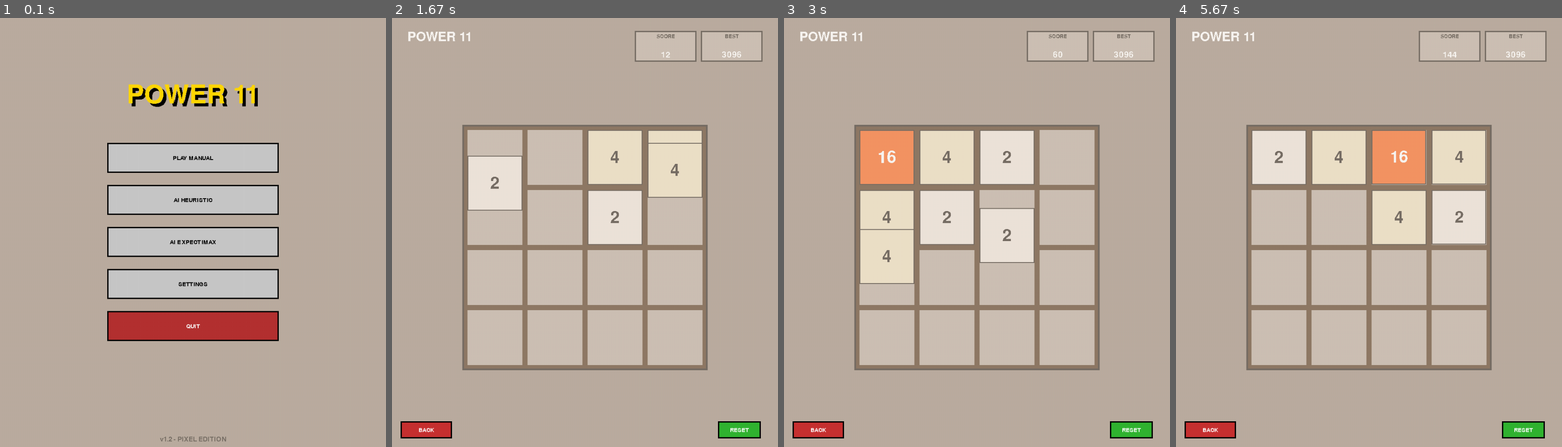
Above: before the commit, frames 1-4 (left to right).
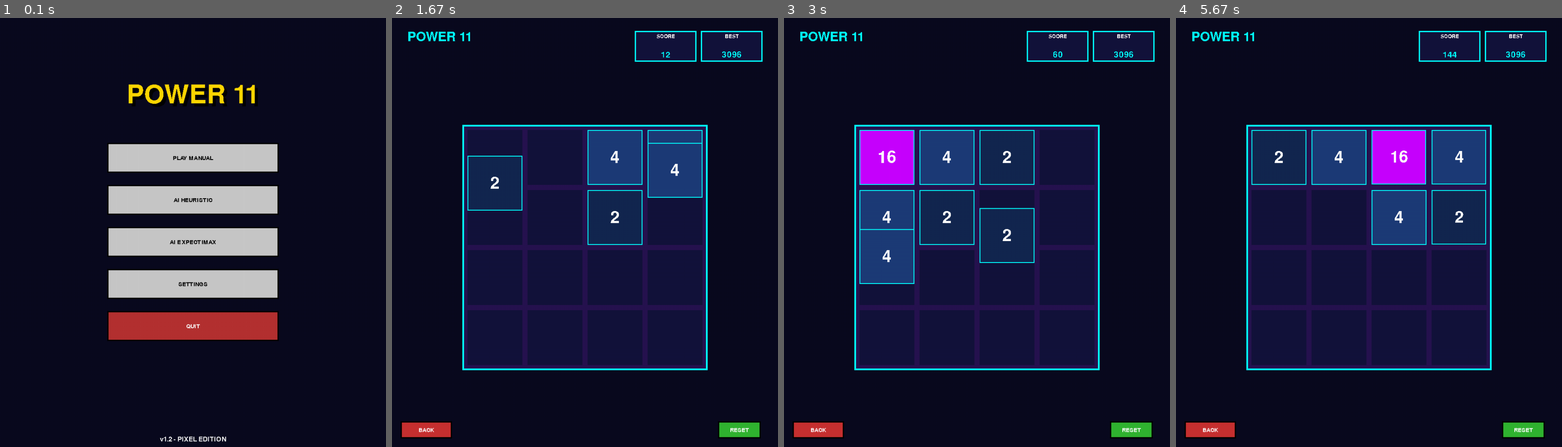
Above: after the commit, the same moments.

Repository: Hugodlg91/Game-1
Game: pygame game, started from main.py
Same seed, same stepped clock (60 frames per second), same inputs: the game is played once before the commit and once after it.
Inputs:
- Up to frame 1 (0.1 s): no input
- Up to frame 2 (1.67 s): click "PLAY MANUAL" at 0.38 s; hold Right 0.67-1.13 s; hold Up 1.17-1.47 s; tap Z at 1.23, 1.57 s; hold Right from 1.5 s (still down)
- Up to frame 3 (3 s): tap Z at 1.87, 2.07, 2.37, 2.63, 2.97 s; release Right at 1.97 s; hold Left 2-2.53 s; hold Down 2.57-2.87 s; hold Left from 2.9 s (still down)
- Up to frame 4 (5.67 s): tap Z at 3.27, 3.4, 3.8, 4.1, 4.47, 4.87, 5.17, 5.37 s; release Left at 3.3 s; hold Up 3.33-3.7 s; hold Right 3.73-4.37 s; hold Down 4.4-4.77 s; hold Left 4.8-5.27 s; hold Right from 5.3 s (still down)

The runs differ from the first frame. In frame 1, 84% of the frame differs, in the area x 0-100%, y 0-100%; in frame 2, 99%; in frame 3, 99%; in frame 4, 99%.

Commit message:
Update volume mixer

Diff:
--- a/scripts/create_music.py
+++ b/scripts/create_music.py
@@ -1,81 +1,241 @@
-"""Generate 8-bit style background music for the game."""
+"""Generate 'Pleasant & Chill' 8-bit background music.
+
+Designed to be non-annoying, harmonic, and soft.
+- Voice 1: Bass (Triangle Wave) - Smooth low end.
+- Voice 2: Melody (Pulse 25%) - Gentler than square wave.
+- Voice 3: Harmony (Pulse 50%) - Quiet backing arpeggios.
+- Scale: C Major (Happy/Safe).
+- BPM: 100 (Andante).
+"""
 import wave
 import math
+import struct
 import random
 
-# Constants
+# Audio configuration
 SAMPLE_RATE = 44100
-DURATION = 30  # 30 seconds loop
 BPM = 100
-BEAT_DURATION = 60.0 / BPM
-AMPLITUDE = 0.15  # Keep it moderate (not aggressive)
-
-def square_wave(frequency, duration, sample_rate=SAMPLE_RATE):
-    """Generate a square wave at given frequency."""
-    num_samples = int(duration * sample_rate)
+BEAT_DURATION = 60.0 / BPM  # 0.6s
+MEASURE_DURATION = BEAT_DURATION * 4  # 2.4s
+
+# Volume settings (Soft mix)
+BASS_VOLUME = 0.35
+MELODY_VOLUME = 0.25
+HARMONY_VOLUME = 0.15
+MASTER_VOLUME = 0.25  # Reduced significantly for background use
+
+# Scale: C Major (C D E F G A B)
+# Frequencies calculated from A4=440Hz
+SCALE = {
+    'C2': 65.41, 'D2': 73.42, 'E2': 82.41, 'F2': 87.31, 'G2': 98.00, 'A2': 110.00, 'B2': 123.47,
+    'C3': 130.81, 'D3': 146.83, 'E3': 164.81, 'F3': 174.61, 'G3': 196.00, 'A3': 220.00, 'B3': 246.94,
+    'C4': 261.63, 'D4': 293.66, 'E4': 329.63, 'F4': 349.23, 'G4': 392.00, 'A4': 440.00, 'B4': 493.88,
+    'C5': 523.25, 'D5': 587.33, 'E5': 659.25, 'F5': 698.46, 'G5': 783.99, 'A5': 880.00,
+    'C6': 1046.50
+}
+
+def triangle_wave(freq, duration):
+    """Generate smooth triangle wave (Bass)."""
     samples = []
+    num_samples = int(duration * SAMPLE_RATE)
     for i in range(num_samples):
-        t = i / sample_rate
-        value = 1 if math.sin(2 * math.pi * frequency * t) > 0 else -1
-        samples.append(int(value * AMPLITUDE * 32767))
+        t = i / SAMPLE_RATE
+        phase = (freq * t) % 1.0
+        if phase < 0.5:
+            val = 4.0 * phase - 1.0
+        else:
+            val = -4.0 * phase + 3.0
+        samples.append(val)
     return samples
 
-def generate_melody():
-    """Generate a simple 8-bit melody."""
-    # Simple pentatonic scale (C major pentatonic)
-    # C4=261.63, D4=293.66, E4=329.63, G4=392.00, A4=440.00
-    notes = {
-        'C4': 261.63,
-        'D4': 293.66,
-        'E4': 329.63,
-        'G4': 392.00,
-        'A4': 440.00,
-        'C5': 523.25,
-    }
-
-    # Simple repeating pattern (8 bars, 4 beats each)
-    # Pattern: C4 E4 G4 A4 | G4 E4 D4 C4 | E4 G4 A4 C5 | A4 G4 E4 D4 | repeat
-    pattern = [
-        ('C4', 0.5), ('E4', 0.5), ('G4', 0.5), ('A4', 0.5),
-        ('G4', 0.5), ('E4', 0.5), ('D4', 0.5), ('C4', 0.5),
-        ('E4', 0.5), ('G4', 0.5), ('A4', 0.5), ('C5', 0.5),
-        ('A4', 0.5), ('G4', 0.5), ('E4', 0.5), ('D4', 1.0),
+def pulse_wave(freq, duration, duty=0.25):
+    """Generate pulse wave (Melody). 25% duty is classic 'NES Lead'."""
+    samples = []
+    num_samples = int(duration * SAMPLE_RATE)
+    for i in range(num_samples):
+        t = i / SAMPLE_RATE
+        phase = (freq * t) % 1.0
+        val = 1.0 if phase < duty else -1.0
+        samples.append(val)
+    return samples
+
+def apply_envelope(samples, attack=0.02, decay=0.1, sustain=0.7, release=0.1):
+    """Apply soft ADSR envelope."""
+    n = len(samples)
+    env = [0.0] * n
+
+    a_len = int(attack * SAMPLE_RATE)
+    d_len = int(decay * SAMPLE_RATE)
+    r_len = int(release * SAMPLE_RATE)
+    s_len = n - a_len - d_len - r_len
+
+    # Attack
+    for i in range(a_len):
+        if i < n: env[i] = i / a_len
+
+    # Decay
+    for i in range(d_len):
+        idx = a_len + i
+        if idx < n: env[idx] = 1.0 - (1.0 - sustain) * (i / d_len)
+
+    # Sustain
+    for i in range(s_len):
+        idx = a_len + d_len + i
+        if idx < n: env[idx] = sustain
+
+    # Release
+    for i in range(r_len):
+        idx = a_len + d_len + s_len + i
+        if idx < n: env[idx] = sustain * (1.0 - i / r_len)
+
+    return [s * e for s, e in zip(samples, env)]
+
+def get_chord_tones(chord_name):
+    """Simple chord tone lookup for C Major scale."""
+    # C Major: C E G
+    if chord_name == 'C': return ['C3', 'E3', 'G3', 'C4']
+    # G Major: G B D
+    if chord_name == 'G': return ['G2', 'B2', 'D3', 'G3']
+    # A Minor: A C E
+    if chord_name == 'Am': return ['A2', 'C3', 'E3', 'A3']
+    # F Major: F A C
+    if chord_name == 'F': return ['F2', 'A2', 'C3', 'F3']
+    return ['C3', 'E3', 'G3']
+
+def create_arpeggio(chord, duration):
+    """Gentle background arpeggio."""
+    notes = get_chord_tones(chord)
+    samples = []
+    # Slow arpeggio: 8th notes
+    note_dur = duration / 4
+    for i in range(4):
+        note = notes[i % len(notes)]
+        freq = SCALE[note]
+        # Use 50% square for harmony (flute-ish if filtered, but we stick to raw here)
+        s = pulse_wave(freq, note_dur, duty=0.5)
+        s = apply_envelope(s, attack=0.05, decay=0.2, sustain=0.5, release=0.05)
+        samples.extend(s)
+    return samples
+
+# --- Composition Sections ---
+
+def section_intro():
+    """Simple C Major Intro."""
+    bass = []
+    melody = []
+    harmony = []
+
+    # 2 Measures of C
+    for _ in range(2):
+        # Bass: Root note pulse
+        b = triangle_wave(SCALE['C3'], MEASURE_DURATION)
+        b = apply_envelope(b, sustain=0.8, release=0.2)
+        bass.extend(b)
+
+        # Melody: Silence intro
+        melody.extend([0.0] * int(MEASURE_DURATION * SAMPLE_RATE))
+
+        # Harmony: C Arpeggio
+        harmony.extend(create_arpeggio('C', MEASURE_DURATION))
+
+    return bass, melody, harmony
+
+def section_theme_a():
+    """Main Theme - Catchy but simple."""
+    bass = []
+    melody = []
+    harmony = []
+
+    progression = ['C', 'G', 'Am', 'F']
+
+    # Melody Pattern (simple quarter notes mostly)
+    # C: E G E C
+    # G: D G D B
+    # Am: C E C A
+    # F: A C A F
+    melodies = [
+        [('E4', 1), ('G4', 1), ('E4', 1), ('C4', 1)], # Over C
+        [('D4', 1), ('G4', 1), ('D4', 1), ('B3', 1)], # Over G
+        [('C4', 1), ('E4', 1), ('C4', 1), ('A3', 1)], # Over Am
+        [('A3', 1), ('C4', 1), ('F4', 2)],            # Over F (Long note end)
     ]
 
-    all_samples = []
-
-    # Repeat pattern to fill duration
-    loops_needed = int(DURATION / (len(pattern) * 0.5)) + 1
-
-    for _ in range(loops_needed):
-        for note, duration in pattern:
-            freq = notes[note]
-            samples = square_wave(freq, duration * BEAT_DURATION)
-            all_samples.extend(samples)
-
-    # Trim to exact duration
-    total_samples_needed = int(DURATION * SAMPLE_RATE)
-    return all_samples[:total_samples_needed]
-
-def save_wav(filename, samples):
-    """Save samples to WAV file."""
-    with wave.open(filename, 'w') as wav_file:
-        wav_file.setnchannels(1)  # Mono
-        wav_file.setsampwidth(2)  # 16-bit
-        wav_file.setframerate(SAMPLE_RATE)
-
-        # Convert to bytes
-        for sample in samples:
-            wav_file.writeframes(sample.to_bytes(2, byteorder='little', signed=True))
+    for i, chord in enumerate(progression):
+        # Bass roots
+        root = chord[0] + ('2' if chord[0] in ['A','G','F'] else '3')
+        b = triangle_wave(SCALE[root], MEASURE_DURATION)
+        b = apply_envelope(b)
+        bass.extend(b)
+
+        # Harmony Arp
+        harmony.extend(create_arpeggio(chord, MEASURE_DURATION))
+
+        # Melody
+        m_meas = []
+        for note, beats in melodies[i]:
+            dur = beats * BEAT_DURATION
+            s = pulse_wave(SCALE[note], dur, duty=0.25)
+            s = apply_envelope(s, attack=0.02, decay=0.1, sustain=0.6, release=0.1)
+            m_meas.extend(s)
+        melody.extend(m_meas)
+
+    return bass, melody, harmony
+
+def create_song():
+    full_bass = []
+    full_melody = []
+    full_harmony = []
+
+    # Structure: Intro -> A -> A -> FadeOut
+
+    # Intro
+    b, m, h = section_intro()
+    full_bass.extend(b)
+    full_melody.extend(m)
+    full_harmony.extend(h)
+
+    # Theme A (2 loops)
+    for _ in range(2):
+        b, m, h = section_theme_a()
+        full_bass.extend(b)
+        full_melody.extend(m)
+        full_harmony.extend(h)
+
+    return full_bass, full_melody, full_harmony
+
+def mix_and_save(filename):
+    print("Generating pleasant tunes...")
+    bass, melody, harmony = create_song()
+
+    # Equalize lengths
+    max_len = max(len(bass), len(melody), len(harmony))
+    bass += [0.0] * (max_len - len(bass))
+    melody += [0.0] * (max_len - len(melody))
+    harmony += [0.0] * (max_len - len(harmony))
+
+    mixed = []
+    for i in range(max_len):
+        # Mix
+        val = (bass[i] * BASS_VOLUME +
+               melody[i] * MELODY_VOLUME +
+               harmony[i] * HARMONY_VOLUME) * MASTER_VOLUME
+
+        # Soft Clip Limiter (Tape Saturation Simulation) to avoid harsh digital clipping
+        if val > 1.0: val = 1.0
+        if val < -1.0: val = -1.0
+
+        mixed.append(val)
+
+    # Write WAV
+    print(f"Saving to {filename}...")
+    with wave.open(filename, 'w') as wf:
+        wf.setnchannels(1)
+        wf.setsampwidth(2)
+        wf.setframerate(SAMPLE_RATE)
+        for s in mixed:
+            int_val = int(s * 32767)
+            wf.writeframes(struct.pack('<h', int_val))
+    print("Done!")
 
 if __name__ == "__main__":
-    print("Generating 8-bit background music...")
-    melody = generate_melody()
-
-    output_path = "assets/sounds/background.wav"
-    save_wav(output_path, melody)
-
-    print(f"✓ Music saved to {output_path}")
-    print(f"  Duration: {DURATION}s")
-    print(f"  BPM: {BPM}")
-    print(f"  Volume: {AMPLITUDE * 100}%")
+    mix_and_save("assets/sounds/background.wav")
--- a/settings.json
+++ b/settings.json
@@ -1,14 +1,14 @@
 {
   "highscore": 3096,
-  "theme": "Classic",
+  "theme": "Cyberpunk",
   "keys": {
     "up": "z",
     "down": "s",
     "left": "q",
     "right": "d"
   },
-  "music_volume": 0.1,
-  "sfx_volume": 1.0,
+  "music_volume": 0.034965034965035,
+  "sfx_volume": 0.06293706293706292,
   "music_muted": false,
   "sfx_muted": false
 }
--- a/ui/settings_screen.py
+++ b/ui/settings_screen.py
@@ -4,6 +4,7 @@
 import pygame
 from ui.screens import Screen
 from ui.buttons import Button
+from ui.sliders import VerticalSlider
 from core.settings import KEYS, load_settings, save_settings, save_theme
 from ui.ui_utils import THEMES, get_theme_colors, get_font, calculate_layout
 
@@ -40,10 +41,16 @@
         self.key_actions = ["up", "down", "left", "right"]
         self.key_boxes = {}
 
-        # Volume Sliders (10 segments each)
-        self.volume_sliders = {}
+        # Volume Sliders (Vertical)
+        self.sliders = {}
         self.mute_buttons = {}  # Store mute button rects
-        self.num_segments = 10
+
+        # We will initialize rects in draw() when we have dimensions,
+        # but we need the objects to persist to handle dragging.
+        # So we'll defer creation or update rects in draw.
+        # Actually, let's init with 0-rects and update them in draw.
+        self.music_slider = VerticalSlider(pygame.Rect(0,0,10,10), self.settings.get("music_volume", 0.1))
+        self.sfx_slider = VerticalSlider(pygame.Rect(0,0,10,10), self.settings.get("sfx_volume", 1.0))
 
     def cycle_theme(self):
         themes = list(THEMES.keys())
@@ -68,7 +75,7 @@
         self.theme_button.handle_event(event)
 
         if event.type == pygame.MOUSEBUTTONDOWN and event.button == 1:
-            # Check mute buttons first
+            # Check checkboxes/mute buttons
             for button_name, button_rect in self.mute_buttons.items():
                 if button_rect.collidepoint(event.pos):
                     if button_name == 'music':
@@ -77,33 +84,32 @@
                     elif button_name == 'sfx':
                         if self.sound_manager:
                             self.settings['sfx_muted'] = self.sound_manager.toggle_sfx_mute()
-                            # Play test sound if unmuting
                             if not self.settings['sfx_muted']:
                                 self.sound_manager.play('move')
                     save_settings(self.settings)
                     return
 
-            # Check volume sliders
-            for slider_name, segments in self.volume_sliders.items():
-                for i, seg_rect in enumerate(segments):
-                    if seg_rect.collidepoint(event.pos):
-                        # Calculate new volume (1-indexed)
-                        new_volume = (i + 1) / self.num_segments
-
-                        # Update settings
-                        if slider_name == 'music':
-                            self.settings['music_volume'] = new_volume
-                            if self.sound_manager:
-                                self.sound_manager.set_music_volume(new_volume)
-                        elif slider_name == 'sfx':
-                            self.settings['sfx_volume'] = new_volume
-                            if self.sound_manager:
-                                self.sound_manager.set_sfx_volume(new_volume)
-                                # Play a test sound
-                                self.sound_manager.play('move')
-
-                        save_settings(self.settings)
-                        return
+            # Handle Sliders
+            if self.music_slider.handle_event(event):
+                self.settings['music_volume'] = self.music_slider.value
+                if self.sound_manager:
+                    self.sound_manager.set_music_volume(self.music_slider.value)
+                save_settings(self.settings)
+
+            if self.sfx_slider.handle_event(event):
+                self.settings['sfx_volume'] = self.sfx_slider.value
+                if self.sound_manager:
+                    self.sound_manager.set_sfx_volume(self.sfx_slider.value)
+                    # Only play test sound on drag release or distinct steps?
+                    # Continuous playing might be annoying. Let's rely on music for continuous feedback.
+                    # Or play only if not dragging?
+                    # For now, no test sound on drag to avoid spam.
+                save_settings(self.settings)
+
+            # Forward mouse-up/motion to stop dragging even if outside rect
+            if event.type in (pygame.MOUSEBUTTONUP, pygame.MOUSEMOTION):
+               # Already handled by handle_event, but good to be explicit if logic needed
+               pass
 
             # Check key binding boxes
             if not self.listening:
@@ -223,18 +229,33 @@
             instr_rect = instr_txt.get_rect(centerx=center_x, top=start_y + 4 * gap_y + 10)
             surf.blit(instr_txt, instr_rect)
 
-        # --- VOLUME SLIDERS ---
-        volume_start_y = start_y + 4 * gap_y + 60
-
-        # Get current volumes
-        music_vol = self.settings.get('music_volume', 0.1)
-        sfx_vol = self.settings.get('sfx_volume', 1.0)
-
-        slider_gap = int(h * 0.08)
-        if slider_gap < 50: slider_gap = 50
-
-        self._draw_volume_slider(surf, "MUSIC", music_vol, center_x, volume_start_y, label_font, 'music')
-        self._draw_volume_slider(surf, "SFX", sfx_vol, center_x, volume_start_y + slider_gap, label_font, 'sfx')
+        # --- VOLUME MIXER ---
+        # Draw a panel for the mixer
+        mixer_y = start_y + 4 * gap_y + 40
+        mixer_height = h - mixer_y - int(h * 0.15) # Leave space for back button using dynamic logic
+        # Actually back button is at h - 0.05.
+        mixer_height = self.back_button.rect.top - mixer_y - 20
+
+        if mixer_height < 150: mixer_height = 150
+
+        # Define slider dimensions
+        slider_w = 40
+        slider_h = mixer_height - 60 # Space for labels/buttons
+
+        # Center the two sliders
+        spacing = 150
+
+        # Music Slider
+        music_x = center_x - spacing // 2
+        self.music_slider.rect = pygame.Rect(music_x - slider_w//2, mixer_y + 10, slider_w, slider_h)
+        self.music_slider.draw(surf)
+        self._draw_mixer_controls(surf, "MUSIC", music_x, mixer_y, slider_h + 20, 'music', label_font)
+
+        # SFX Slider
+        sfx_x = center_x + spacing // 2
+        self.sfx_slider.rect = pygame.Rect(sfx_x - slider_w//2, mixer_y + 10, slider_w, slider_h)
+        self.sfx_slider.draw(surf)
+        self._draw_mixer_controls(surf, "SFX", sfx_x, mixer_y, slider_h + 20, 'sfx', label_font)
 
         # --- BACK BUTTON ---
         self.back_button.rect.width = int(btn_w * 0.6)
@@ -243,72 +264,34 @@
         self.back_button.rect.bottom = h - int(h * 0.05)
         self.back_button.draw(surf)
 
-    def _draw_volume_slider(self, surf, label, volume, center_x, y, label_font, slider_name):
-        """Draw a retro-style segmented volume slider with mute button."""
-        # Get mute state
-        is_muted = self.settings.get(f'{slider_name}_muted', False)
-
-        # Draw label and mute button on same line
-        label_txt = label_font.render(label, False, (200, 200, 200))
-        label_rect = label_txt.get_rect(centerx=center_x - 80, bottom=y - 10)
-        surf.blit(label_txt, label_rect)
-
-        # Mute button (small square button)
-        button_size = 30
-        button_x = center_x + 60
-        button_y = label_rect.centery - button_size // 2
-        button_rect = pygame.Rect(button_x, button_y, button_size, button_size)
-        self.mute_buttons[slider_name] = button_rect
-
-        # Button color based on mute state
+    def _draw_mixer_controls(self, surf, label, x, start_y, height_offset, key, font):
+        # Label above
+        lbl = font.render(label, False, (200, 200, 200))
+        lbl_rect = lbl.get_rect(centerx=x, bottom=start_y)
+        surf.blit(lbl, lbl_rect)
+
+        # Mute Button below slider
+        is_muted = self.settings.get(f'{key}_muted', False)
+        btn_y = start_y + height_offset + 10
+        btn_size = 30
+        btn_rect = pygame.Rect(0, 0, btn_size, btn_size)
+        btn_rect.centerx = x
+        btn_rect.top = btn_y
+
+        self.mute_buttons[key] = btn_rect
+
         if is_muted:
-            button_color = (200, 50, 50)  # Red when muted
-            border_color = (255, 100, 100)
-            button_text = "X"
+            col = (200, 50, 50)
+            txt = "X"
         else:
-            button_color = (50, 200, 50)  # Green when active
-            border_color = (100, 255, 100)
-            button_text = "✓"
-
-        pygame.draw.rect(surf, button_color, button_rect)
-        pygame.draw.rect(surf, border_color, button_rect, 2)
-
-        # Draw button text
-        btn_font = get_font(18)
-        btn_txt = btn_font.render(button_text, False, (255, 255, 255))
-        btn_txt_rect = btn_txt.get_rect(center=button_rect.center)
-        surf.blit(btn_txt, btn_txt_rect)
-
-        # Slider dimensions
-        seg_width = 30
-        seg_height = 20
-        seg_gap = 4
-        total_width = self.num_segments * (seg_width + seg_gap) - seg_gap
-
-        start_x = center_x - total_width // 2
-
-        # Calculate how many segments should be lit
-        lit_segments = int(volume * self.num_segments)
-
-        # Store segment rects for click detection
-        self.volume_sliders[slider_name] = []
-
-        for i in range(self.num_segments):
-            seg_x = start_x + i * (seg_width + seg_gap)
-            seg_rect = pygame.Rect(seg_x, y, seg_width, seg_height)
-            self.volume_sliders[slider_name].append(seg_rect)
-
-            # Color based on lit state (dimmed if muted)
-            if i < lit_segments:
-                if is_muted:
-                    seg_color = (100, 100, 100)  # Gray when muted
-                    border_color = (150, 150, 150)
-                else:
-                    seg_color = (50, 200, 50)  # Bright green
-                    border_color = (100, 255, 100)
-            else:
-                seg_color = (30, 30, 30)  # Dark gray
-                border_color = (60, 60, 60)
-
-            pygame.draw.rect(surf, seg_color, seg_rect)
-            pygame.draw.rect(surf, border_color, seg_rect, 2)
+            col = (50, 200, 50)
+            txt = "OK" # or Volume icon
+
+        pygame.draw.rect(surf, col, btn_rect)
+        pygame.draw.rect(surf, (255, 255, 255), btn_rect, 2)
+
+        # Small text or icon
+        small_font = get_font(15)
+        t = small_font.render(txt, False, (255, 255, 255))
+        tr = t.get_rect(center=btn_rect.center)
+        surf.blit(t, tr)
--- /dev/null
+++ b/ui/sliders.py
@@ -0,0 +1,81 @@
+"""UI Slider components."""
+from __future__ import annotations
+import pygame
+from ui.ui_utils import get_font
+
+class VerticalSlider:
+    def __init__(self, rect: pygame.Rect, value: float, color_fill=(50, 200, 50), color_bg=(30, 30, 30)):
+        self.rect = rect
+        self.value = max(0.0, min(1.0, value))  # 0.0 to 1.0
+        self.color_fill = color_fill
+        self.color_bg = color_bg
+        self.dragging = False
+        self.hovered = False
+
+    def handle_event(self, event) -> bool:
+        """
+        Handle mouse events. Returns True if value changed.
+        """
+        changed = False
+        if event.type == pygame.MOUSEBUTTONDOWN and event.button == 1:
+            if self.rect.collidepoint(event.pos):
+                self.dragging = True
+                self._update_value(event.pos[1])
+                changed = True
+
+        elif event.type == pygame.MOUSEBUTTONUP and event.button == 1:
+            self.dragging = False
+
+        elif event.type == pygame.MOUSEMOTION:
+            if self.rect.collidepoint(event.pos):
+                self.hovered = True
+            else:
+                self.hovered = False
+
+            if self.dragging:
+                self._update_value(event.pos[1])
+                changed = True
+
+        return changed
+
+    def _update_value(self, mouse_y):
+        """Calculate value based on mouse Y position (bottom is 0.0, top is 1.0)."""
+        # Relative Y from top of rect
+        rel_y = mouse_y - self.rect.y
+        # Clamp
+        rel_y = max(0, min(self.rect.height, rel_y))
+
+        # Invert because top is low Y, but we want top = 1.0
+        # filled_height = (1.0 - value) * height -> NO
+        # value 1.0 -> rel_y 0
+        # value 0.0 -> rel_y height
+
+        self.value = 1.0 - (rel_y / self.rect.height)
+
+    def draw(self, surface):
+        # Draw background track
+        pygame.draw.rect(surface, self.color_bg, self.rect)
+        pygame.draw.rect(surface, (60, 60, 60), self.rect, 2)
+
+        # Calculate filled height
+        filled_h = int(self.rect.height * self.value)
+
+        # Fill rect (bottom up)
+        fill_rect = pygame.Rect(
+            self.rect.x,
+            self.rect.bottom - filled_h,
+            self.rect.width,
+            filled_h
+        )
+
+        # Dynamic color based on value or hover
+        col = self.color_fill
+        if self.hovered or self.dragging:
+            # Highlight slightly
+            col = (min(255, col[0]+30), min(255, col[1]+30), min(255, col[2]+30))
+
+        pygame.draw.rect(surface, col, fill_rect)
+
+        # Optional: Draw a "handle" line at the top of the fill
+        handle_y = self.rect.bottom - filled_h
+        pygame.draw.line(surface, (255, 255, 255), (self.rect.x, handle_y), (self.rect.right, handle_y), 2)
Not shown, changed: assets/sounds/background.wav
